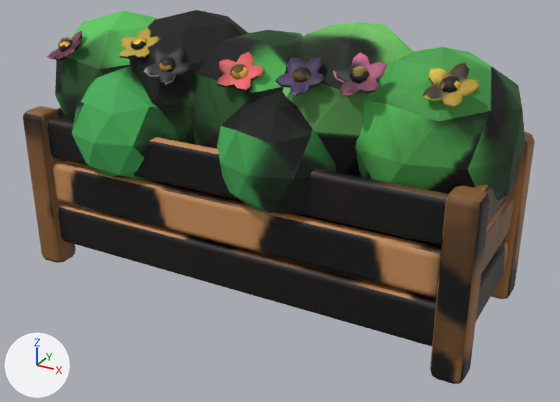
What one commit did to the glTF model client/public/models/planter_box.glb.
One viewpoint serves both versions: a 50 mm camera at (0.941, -1.646, 1.056) aimed at (0.051, -0.028, 0.247). Arrows for +X, +Y and +Z are at lower left; the lights stay in place. The older version comes first. Vertices at exactly the same position are counted once.

Objects in the first picture: 'planter_box'.
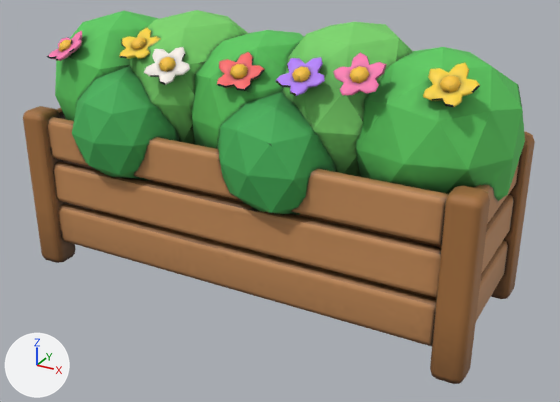
Location of each change, [x1, y1, x2, y2] in pixels of the pictures (560 x 402 px):
part 1 of me_planter_box, surface changed (lighter): [23, 10, 535, 384] in both

Diff of the bpy script that builds the scene:
```diff
--- a/client/public/models/planter_box.glb.py
+++ b/client/public/models/planter_box.glb.py
@@ me_planter_box @@
 # used by ob_planter_box; location = (0.0, 0.0, 0.0)
-me_planter_box.from_pydata(...)  # 2081 vertices, 3918 faces; spans x -0.644..0.63, y -0.286..0.279, z 0.0..0.715
+me_planter_box.from_pydata(...)  # 2084 vertices, 3924 faces; spans x -0.644..0.63, y -0.286..0.278, z 0.0..0.715
+# me_planter_box part 1: 3906 kept faces spanning x -0.644..0.63, y -0.286..0.278, z 0.0..0.715 get new texture (UV) coordinates
+# edits to the shape of me_planter_box do not show in these pictures
 me_planter_box.materials.append(mat_wood)
```
